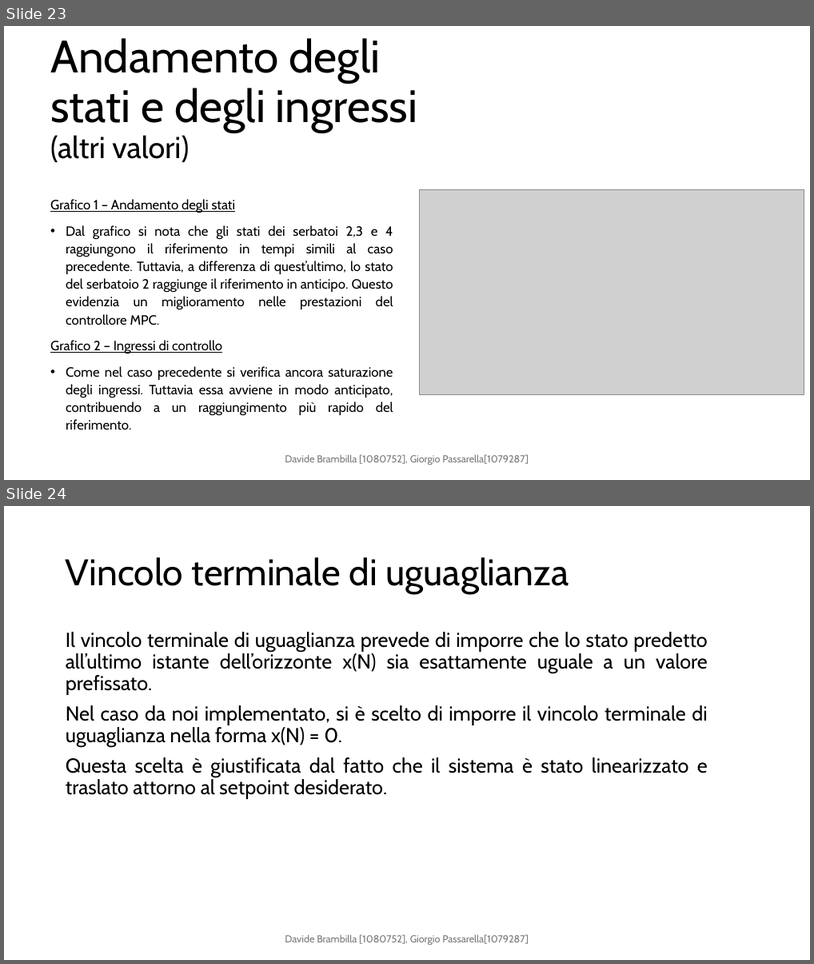
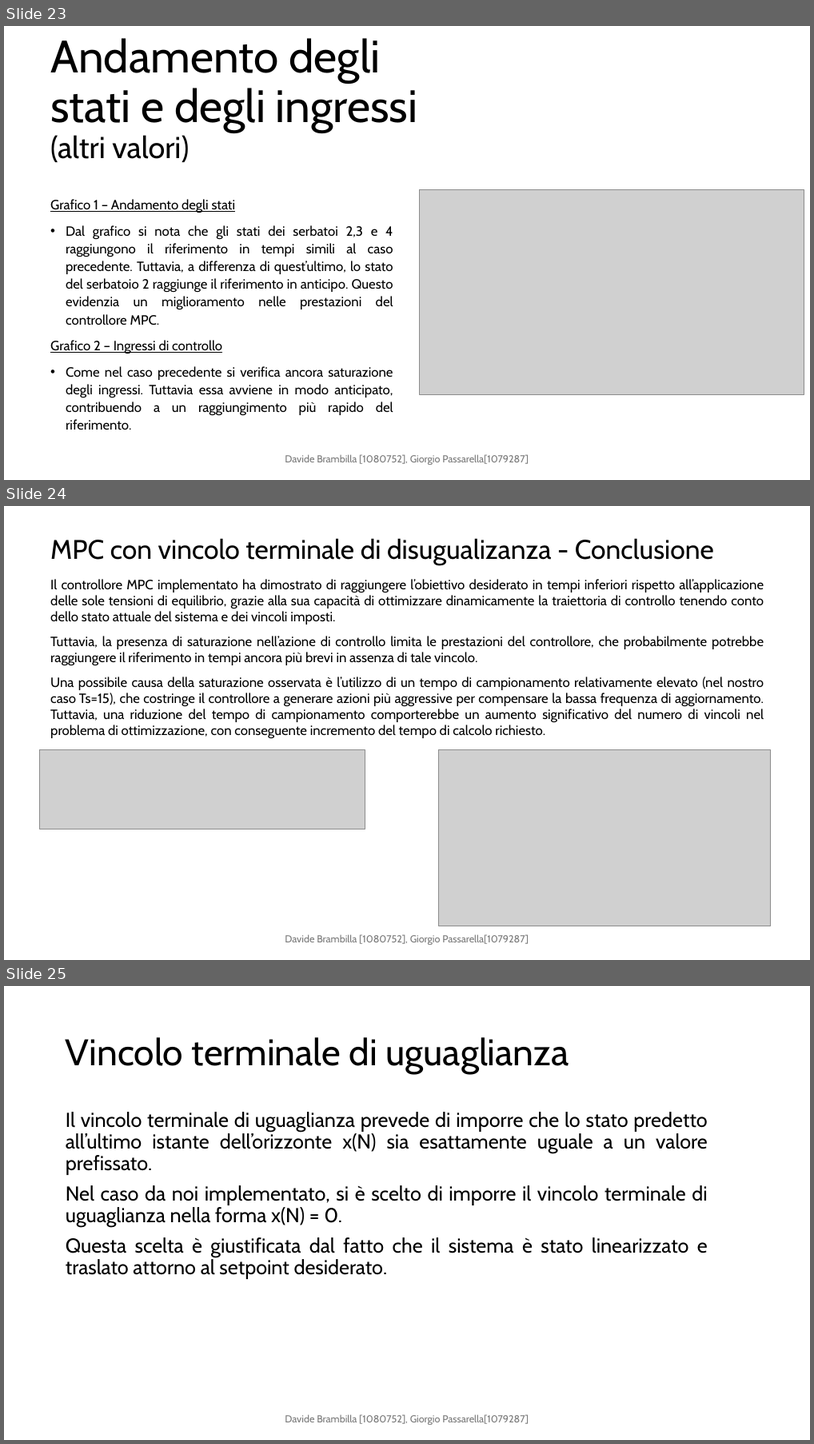
Before and after one commit to DavideBrambilla98/interconnectedTanksMPC, a slide deck: cam.pptx. Shown one above the other, each under a label of ours: slides 23 and 24 before the commit, slides 23, 24 and 25 after it. The pictures are 814x964 and 814x1444 pixels, drawn with LibreOffice and Linux fonts; fonts in the diff are those of the drawing; grey boxes stand for pictures. Boxes give left, top, right and bottom in pixels: in the first picture for what was removed or moved away, otherwise in the second. Text is boxed around its words. In the diff, an @@ line names an element or a change of style, - is before the commit and + after.

```diff
--- a/cam.pptx
+++ b/cam.pptx
@@ slide 24 added at (x1=4, y1=506, x2=810, y2=960), background #FFFFFF @@
@@ title added at (x1=50, y1=538, x2=714, y2=566), 32 pt, text #000000 @@
+MPC con vincolo terminale di disugualizanza - Conclusione
@@ text added at (x1=50, y1=579, x2=765, y2=738), 16 pt, text #000000 @@
+Il controllore MPC implementato ha dimostrato di raggiungere l’obiettivo desiderato in tempi inferiori rispetto all’applicazione delle sole tensioni di equilibrio, grazie alla sua capacità di ottimizzare dinamicamente la traiettoria di controllo tenendo conto dello stato attuale del sistema e dei vincoli imposti.
+Tuttavia, la presenza di saturazione nell’azione di controllo limita le prestazioni del controllore, che probabilmente potrebbe raggiungere il riferimento in tempi ancora più brevi in assenza di tale vincolo.
+Una possibile causa della saturazione osservata è l’utilizzo di un tempo di campionamento relativamente elevato (nel nostro caso Ts=15), che costringe il controllore a generare azioni più aggressive per compensare la bassa frequenza di aggiornamento. Tuttavia, una riduzione del tempo di campionamento comporterebbe un aumento significativo del numero di vincoli nel problema di ottimizzazione, con conseguente incremento del tempo di calcolo richiesto.
@@ picture added at (x1=39, y1=750, x2=365, y2=828) @@
@@ picture added at (x1=439, y1=750, x2=771, y2=926) @@
@@ text added at (x1=285, y1=934, x2=529, y2=944), 12 pt, text #797979 @@
+Davide Brambilla [1080752], Giorgio Passarella[1079287]
@@ what was slide 24 is now slide 25 @@
```
Also in this commit, not shown: 1 slide changed.
